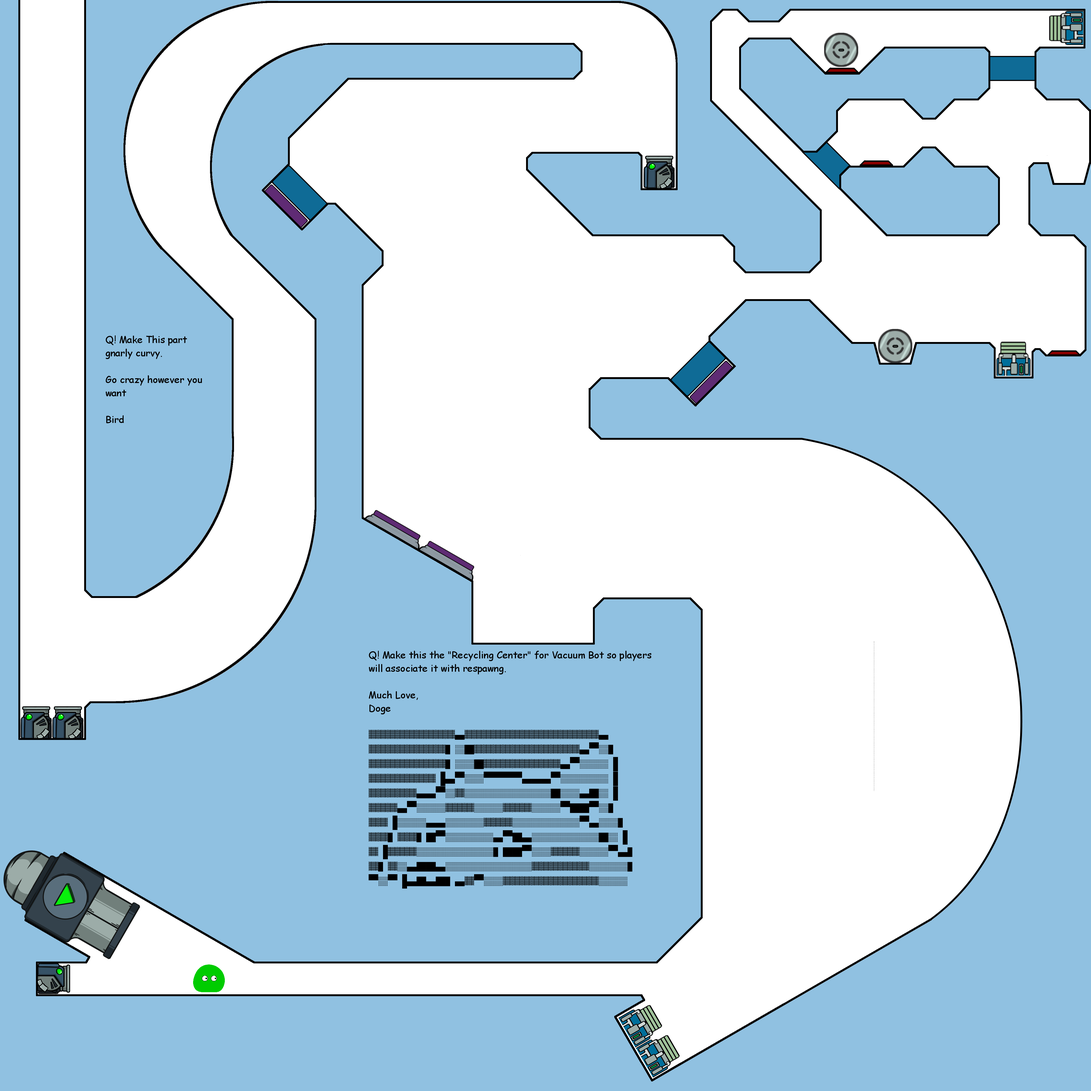
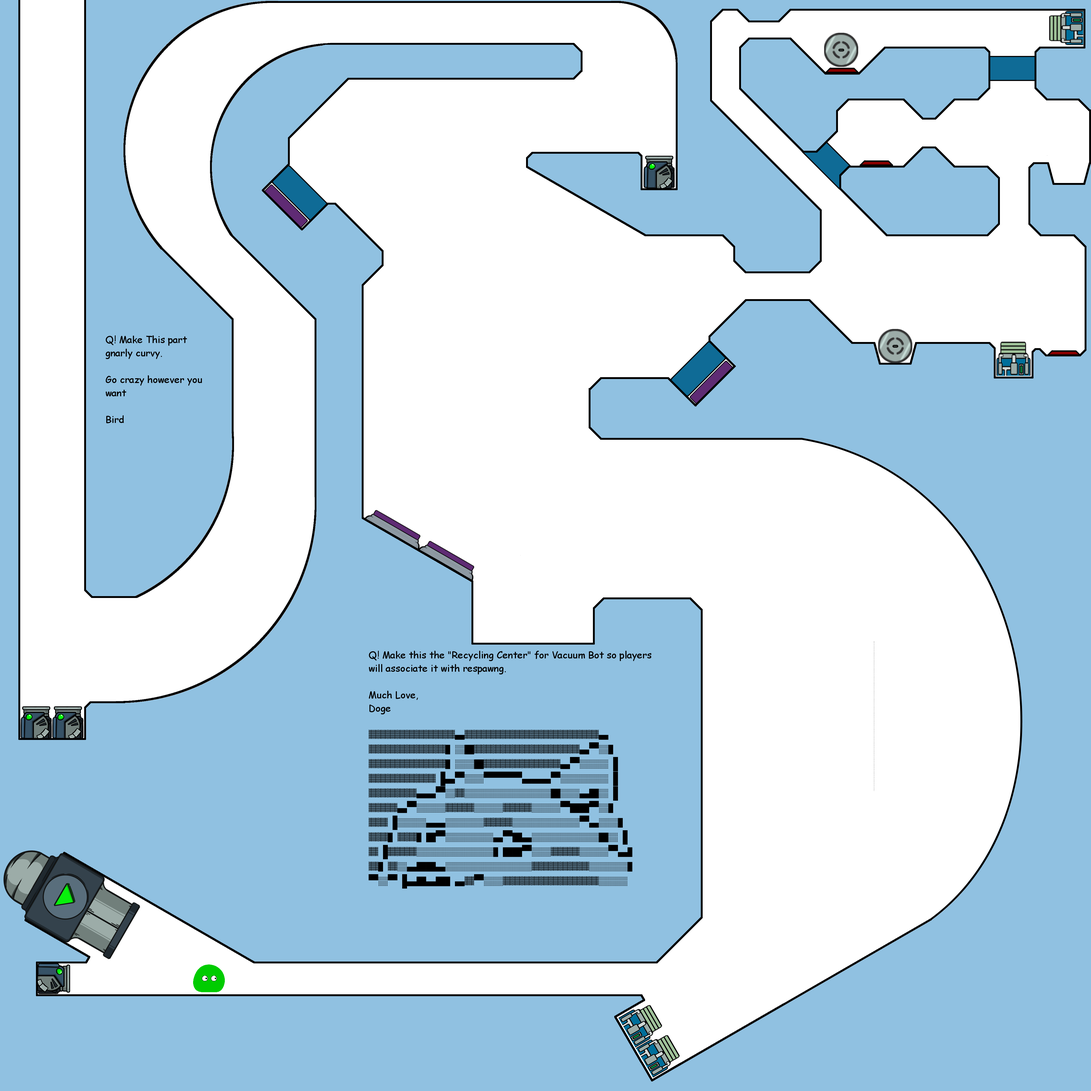
Comparing the layer stacks of the two 1091 × 1091 images. Changes:
painted on "The Map" over bbox(526, 166, 646, 237)
